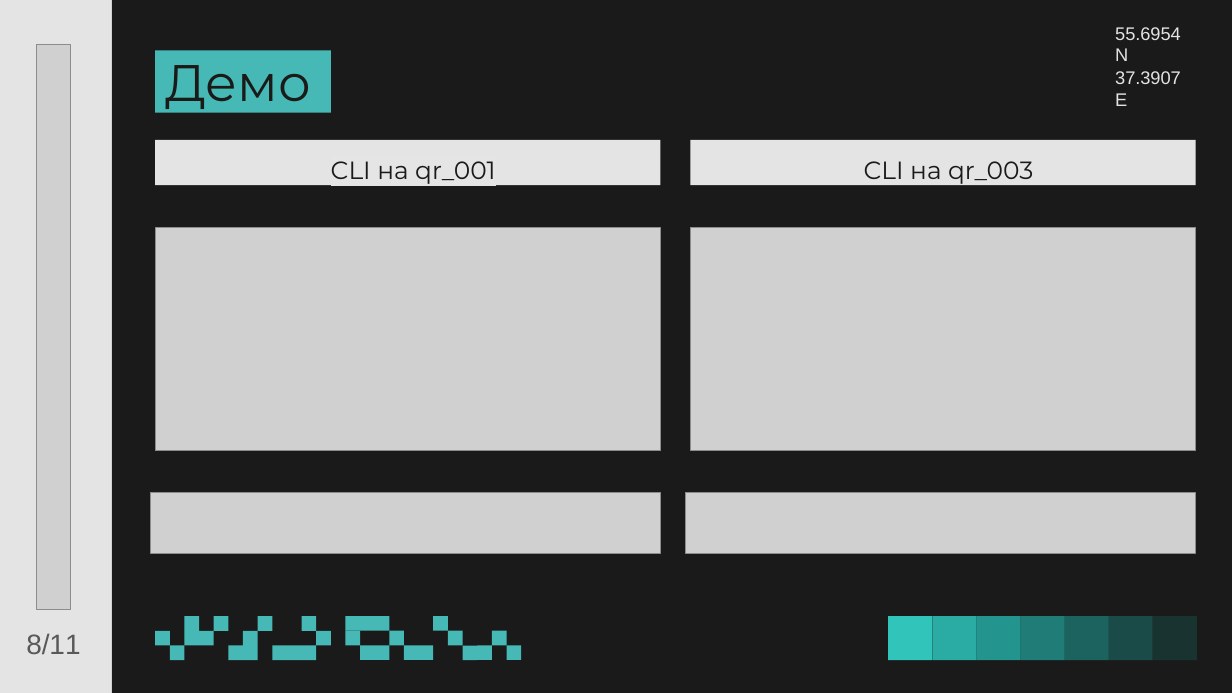
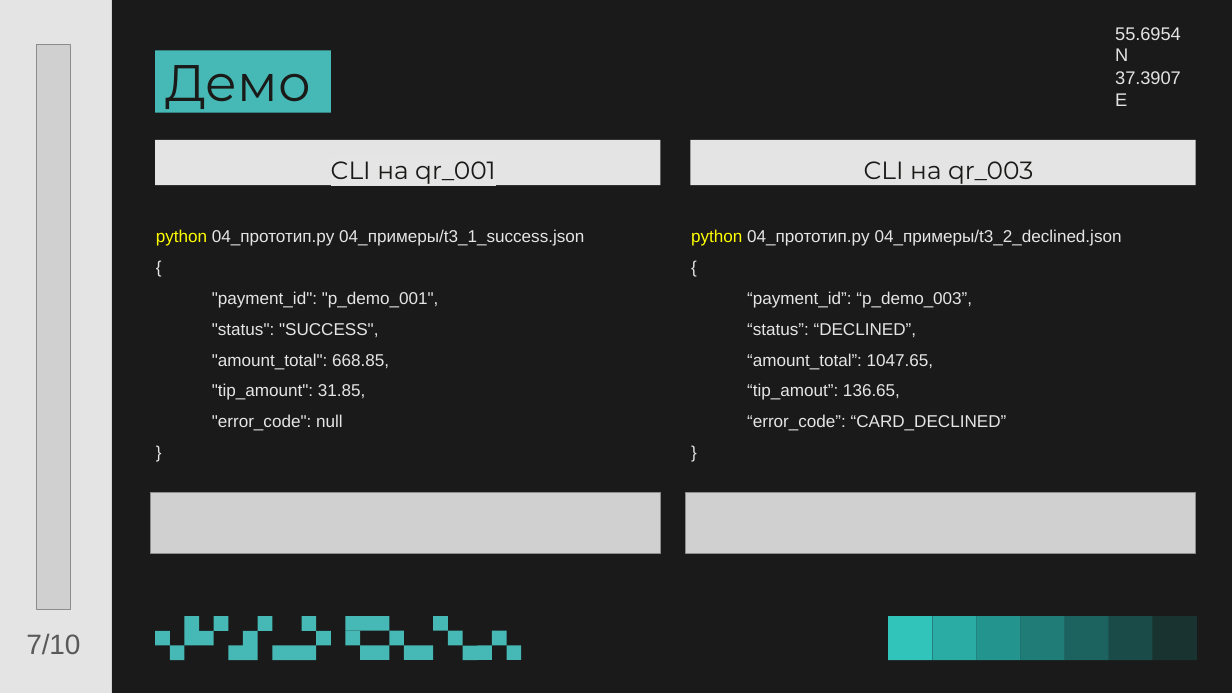
Before and after one commit to BMAAA/team_team_Enjoy_case_3, a slide deck: slide 7 of 05_презентации/Презентация.pptx (slide 8 before the commit). Drawn at 1232x693 pixels with LibreOffice and Linux fonts; fonts in the diff are those of the drawing; grey boxes stand for pictures; background and template pictures are left out. Boxes give left, top, right and bottom in pixels: in the first picture for what was removed or moved away, otherwise in the second. Text is boxed around its words. In the diff, an @@ line names an element or a change of style, - is before the commit and + after.

```diff
--- a/05_презентации/Презентация.pptx
+++ b/05_презентации/Презентация.pptx
@@ picture removed at <box>155,227,661,450</box> @@
@@ text added at <box>156,229,584,431</box>, 22 pt, text #E5E5E5 @@
+python 04_прототип.py 04_примеры/t3_1_success.json
+{
+"payment_id": "p_demo_001",
+"status": "SUCCESS",
+"amount_total": 668.85,
+"tip_amount": 31.85,
+"error_code": null
+}
@@ picture removed at <box>690,227,1196,450</box> @@
@@ text added at <box>691,229,1122,431</box>, 22 pt, text #E5E5E5 @@
+python 04_прототип.py 04_примеры/t3_2_declined.json
+{
+“payment_id”: “p_demo_003”,
+“status”: “DECLINED”,
+“amount_total”: 1047.65,
+“tip_amout”: 136.65,
+“error_code”: “CARD_DECLINED”
+}
@@ text at <box>26,633,80,654</box>: text changed @@
-8/11
+7/10
```
Also in this commit, not shown: 8 other slides changed, 1 slide removed, 3 other files.
